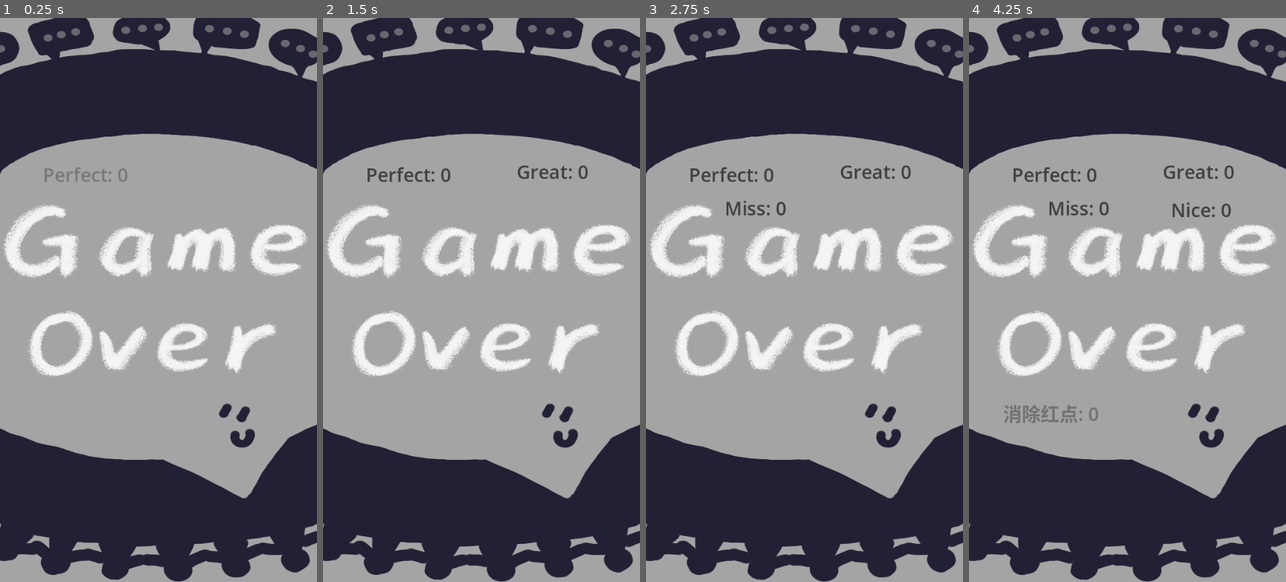
Above: before the commit, frames 1-4 (left to right).
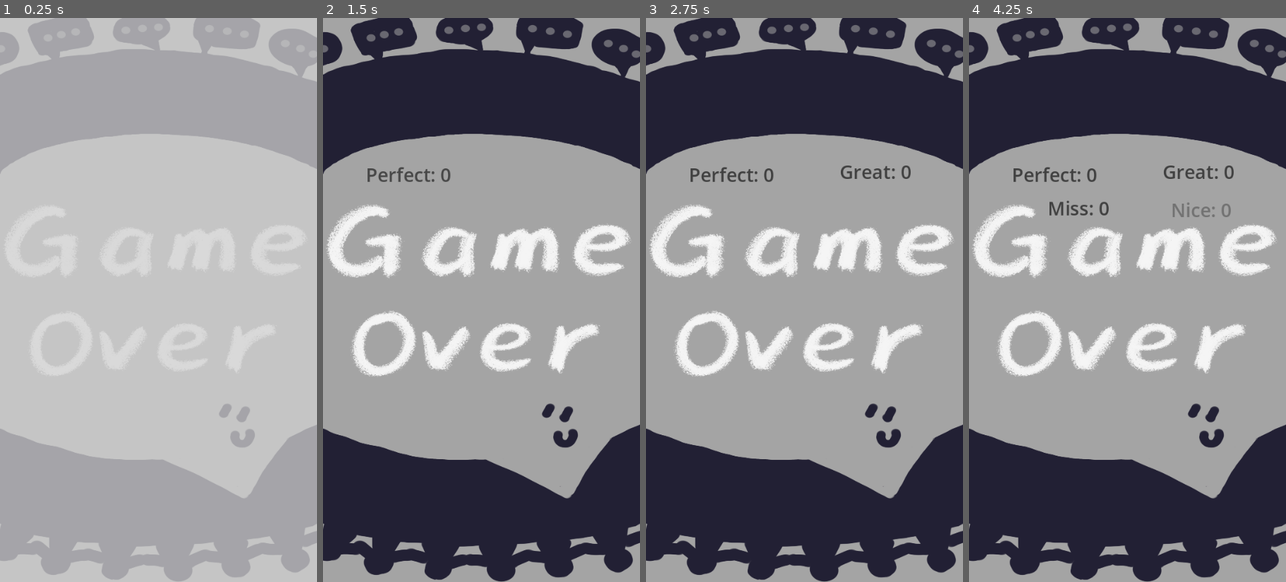
Above: after the commit, the same moments.

Repository: zhitian111/chat-bubble
Game: Godot game, scene res://inf_mode/sum/summarize.tscn
Same seed, same stepped clock (60 frames per second), same inputs: the game is played once before the commit and once after it. This scene is started directly instead of the project's main scene.
Inputs (mouse positions are in pixels of both pictures, inside the frame that each line leads up to):
- Up to frame 1 (0.25 s): no input
- Up to frame 2 (1.5 s): move the mouse to (551, 271) at 0.52 s; move the mouse to (418, 328) at 1.27 s
- Up to frame 3 (2.75 s): tap Enter at 2 s; move the mouse to (836, 175) at 2.02 s
- Up to frame 4 (4.25 s): tap Space at 2.75 s; move the mouse to (1111, 412) at 2.77 s; move the mouse to (1222, 384) at 3.52 s

The runs differ from the first frame. In frame 1, 96% of the frame differs, in the area x 0-100%, y 0-100%; in frame 2, 0.2%; in frame 3, 0.2%; in frame 4, 0.5%.

Commit message:
animation_v1

Diff:
--- a/chat/chat.gd
+++ b/chat/chat.gd
@@ -23,6 +23,9 @@
 var chosen_mark:bool = false
 
 var rating = preload("res://choose_sentence/rating/rating.tscn")
+
+
+var animation_playing:bool = false
 
 @export var time_length = 10
 
@@ -142,6 +145,8 @@
 
 func _on_back_pressed() -> void:
 	# print(123)
+	if animation_playing:
+		return
 	back.emit()
 
 
@@ -172,3 +177,63 @@
 	if camera.is_current():
 		return
 	self.queue_free()
+
+func cut_in_animation():
+	# $dialogs.visible = false
+	animation_playing = true
+	var tween = get_tree().create_tween()
+	$dialog_background.position += Vector2(540,0)
+	$choice_background.position += Vector2(540,0)
+	$header_background.position += Vector2(540,0)
+	$lose_inf.position += Vector2(540,0)
+	# $dialogs.position += Vector2(540,0)
+	$choose_sentence.position += Vector2(540,0)
+	$header.position += Vector2(540,0)
+	$back.position += Vector2(540,0)
+	$TextureProgressBar.position += Vector2(540,0)
+	$button_mark.position += Vector2(540,0)
+	$waiting.position += Vector2(540,0)
+	$complete.position += Vector2(540,0)
+	$miss.position += Vector2(540,0)
+
+	var animation_time_length = 0.2
+
+	tween.tween_property($dialog_background,"position",Vector2(-540,0),animation_time_length).as_relative()
+	tween.parallel()
+	tween.tween_property($choice_background,"position",Vector2(-540,0),animation_time_length).as_relative()
+	tween.parallel()
+	tween.tween_property($header_background,"position",Vector2(-540,0),animation_time_length).as_relative()
+	tween.parallel()
+	tween.tween_property($lose_inf,"position",Vector2(-540,0),animation_time_length).as_relative()
+	tween.parallel()
+	# tween.tween_property($dialogs,"position",Vector2(-540,0),animation_time_length).as_relative()
+	# tween.parallel()
+	tween.tween_property($choose_sentence,"position",Vector2(-540,0),animation_time_length).as_relative()
+	tween.parallel()
+	tween.tween_property($header,"position",Vector2(-540,0),animation_time_length).as_relative()
+	tween.parallel()
+	tween.tween_property($back,"position",Vector2(-540,0),animation_time_length).as_relative()
+	tween.parallel()
+	tween.tween_property($TextureProgressBar,"position",Vector2(-540,0),animation_time_length).as_relative()
+	tween.parallel()
+	tween.tween_property($button_mark,"position",Vector2(-540,0),animation_time_length).as_relative()
+	tween.parallel()
+	tween.tween_property($waiting,"position",Vector2(-540,0),animation_time_length).as_relative()
+	tween.parallel()
+	tween.tween_property($complete,"position",Vector2(-540,0),animation_time_length).as_relative()
+	tween.parallel()
+	tween.tween_property($miss,"position",Vector2(-540,0),animation_time_length).as_relative()
+	tween.parallel()
+	self.modulate = Color(1,1,1,0)
+
+	$dialogs.modulate = Color(1,1,1,0)
+
+	tween.tween_property(self,"modulate",Color(1,1,1,1),animation_time_length)
+	# tween.parallel()
+	tween.tween_property($dialogs,"modulate",Color(1,1,1,1),animation_time_length)
+
+	tween.tween_callback(animation_end)
+
+func animation_end():
+	animation_playing = false
+	# $dialogs.visible = true
--- a/chat/chat.tscn
+++ b/chat/chat.tscn
@@ -231,8 +231,14 @@
 
 [node name="dialogs" parent="." instance=ExtResource("1_exmix")]
 layout_mode = 1
-offset_top = 696.0
-offset_bottom = 836.0
+offset_top = 630.0
+offset_bottom = 770.0
+
+[node name="Control" type="Control" parent="dialogs"]
+layout_mode = 2
+
+[node name="Control2" type="Control" parent="dialogs"]
+layout_mode = 2
 
 [node name="choose_sentence" parent="." instance=ExtResource("2_2udvc")]
 layout_mode = 0
--- a/inf_mode/inf_mode_chat_board.gd
+++ b/inf_mode/inf_mode_chat_board.gd
@@ -71,6 +71,7 @@
 	for key in chats.keys():
 		if chats[key] == sender:
 			cameras[key].make_current()
+			chat_objs[key].cut_in_animation()
 func _on_time_end(sender:Node):
 	for key in chats.keys():
 		if chats[key] == sender:
--- a/inf_mode/sum/summarize.gd
+++ b/inf_mode/sum/summarize.gd
@@ -91,4 +91,8 @@
 	miss_label.visible = false
 	perfect_label.visible = false
 	red_label.visible = false
-	$AnimationPlayer.play("end")
+	self.modulate = Color(1,1,1,0)
+	var tween = get_tree().create_tween()
+	tween.tween_property(self,"modulate",Color(1,1,1,1),1)
+
+	tween.tween_callback($AnimationPlayer.play.bind("end"))
--- a/project.godot
+++ b/project.godot
@@ -29,3 +29,5 @@
 [rendering]
 
 renderer/rendering_method="mobile"
+environment/defaults/default_clear_color=Color(0.815686, 0.815686, 0.815686, 1)
+environment/bg_color=Color(0.14, 0.14, 0.14, 1)
